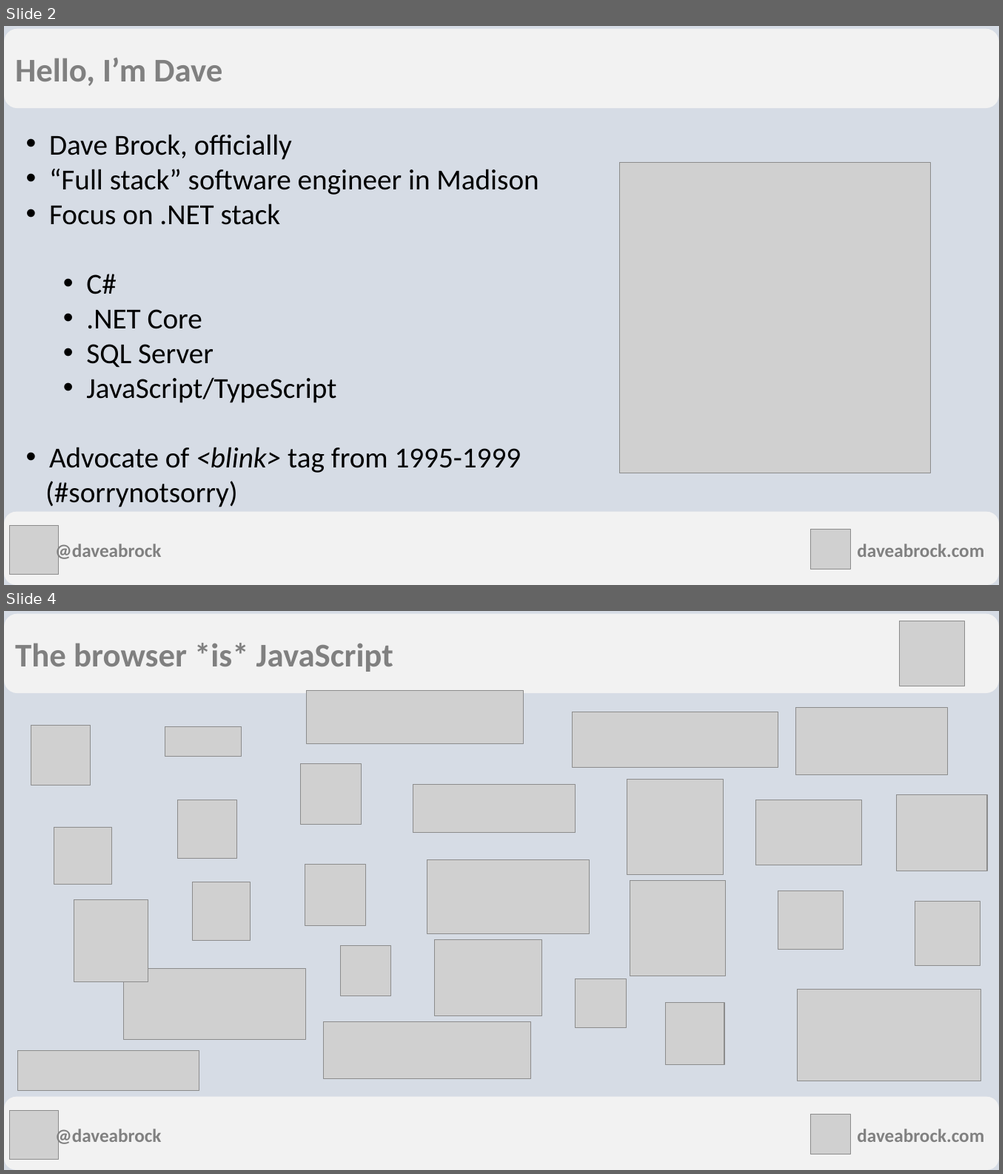
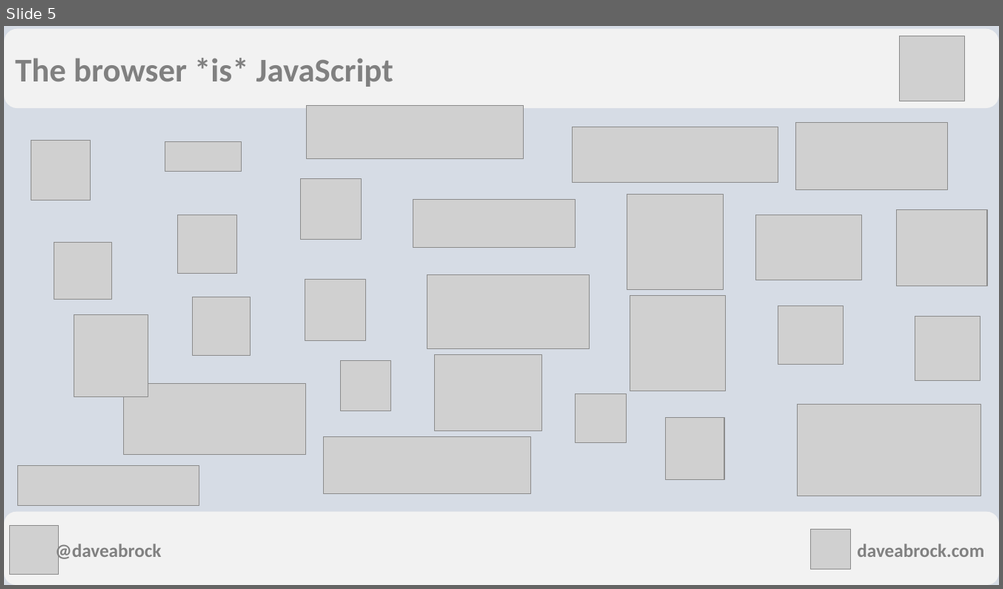
Before and after one commit to daveabrock/csharp-everywhere, a slide deck: slides/C# Everywhere with Blazor.pptx. Shown one above the other, each under a label of ours: slides 2 and 4 before the commit, slide 5 after it; the slides between them are not shown. The pictures are 1003x1174 and 1003x589 pixels, drawn with LibreOffice and Linux fonts; fonts in the diff are those of the drawing; grey boxes stand for pictures. Boxes give left, top, right and bottom in pixels: in the first picture for what was removed or moved away, otherwise in the second. Text is boxed around its words. In the diff, an @@ line names an element or a change of style, - is before the commit and + after.

```diff
--- a/slides/C# Everywhere with Blazor.pptx
+++ b/slides/C# Everywhere with Blazor.pptx
@@ slide 2 removed at bbox=[4, 26, 999, 585], background #D6DCE5 @@
@@ rounded rectangle removed at bbox=[4, 29, 999, 109] @@
-Hello, I’m Dave
@@ text removed at bbox=[45, 134, 538, 508] @@
-• Dave Brock, officially
-• “Full stack” software engineer in Madison
-• Focus on .NET stack
-  • C#
-  • .NET Core
-  • SQL Server
-  • JavaScript/TypeScript
-• Advocate of <blink> tag from 1995-1999
-(#sorrynotsorry)
@@ picture removed at bbox=[620, 163, 930, 474] @@
@@ rounded rectangle removed at bbox=[4, 512, 999, 585] @@
@@ picture removed at bbox=[10, 526, 60, 575] @@
@@ picture removed at bbox=[811, 530, 851, 570] @@
@@ text removed at bbox=[55, 542, 161, 562] @@
-@daveabrock
@@ text removed at bbox=[856, 544, 984, 557] @@
-daveabrock.com
@@ what was slide 4 is now slide 5 @@
```
Also in this commit, not shown: 4 slides changed, 1 slide added, 7 other slides removed.
